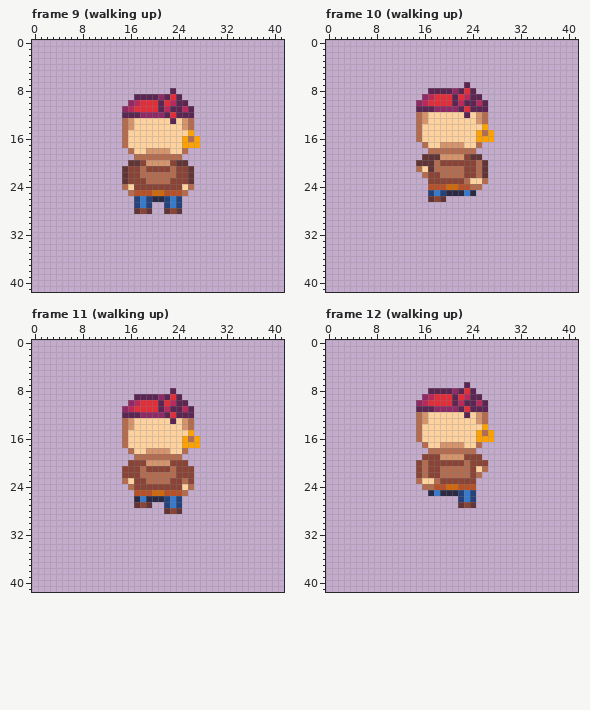
Pixel-art file -- Player/Sprites/main-character_sword_animation_v11.aseprite. That is the earlier state.
42x42 pixels, 70 frames. Shown: frame 9 (walking up), frame 10 (walking up), frame 11 (walking up), frame 12 (walking up). The commit also changed other frames, which this record leaves out.
And afterwards:
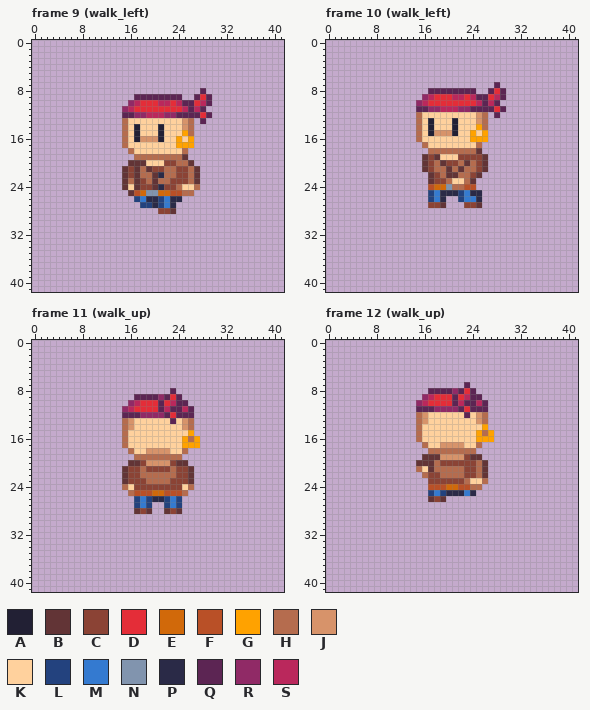
Palette (. is transparent): A #222034  B #623436  C #8b4335  D #e42d38  E #d1690a  F #b95027  G #ffa200  H #b56c4e  J #d7936a  K #ffd19d  L #23427e  M #347ad0  N #8194ae  P #2a2a47  Q #5c2553  R #902a66  S #ba285c
Message: Animations configured via AsepriteWizard
Change:
layer "Flattened" added
layer "Layer 1" removed
Frame 9 (walk_left):
y 8: x 23 Q -> .; x 28 . -> Q
y 9: x 21 R -> Q; x 23 D -> Q; x 27..29 ... -> QDQ
y 10: x 21..24 QDSQ -> SSDS; x 26..29 .... -> QDSQ
y 11: x 21..24 QSQQ -> DDDD; x 27..28 .. -> SQ
y 12: x 17 Q -> R; x 19..23 RRRQD -> SSSRR; x 27..29 ... -> QDQ
y 13: x 16 J -> K; x 23 Q -> K; x 28 . -> Q
y 14: x 16..17 JK -> KA; x 21 K -> A
y 15: x 17 K -> A; x 21 K -> A; x 25..26 KG -> GH
y 16: x 17..21 KKKKK -> AJJJA; x 24..27 KGHG -> GKG.
y 17: x 24 K -> G; x 27 G -> .
y 18: x 19..22 JJJJ -> KKKK
y 19: x 25 . -> B
y 20: x 18..22 CJJJJ -> BKKKC; x 24..26 BB. -> HHB
y 21: x 17 C -> B; x 19 C -> B; x 22 C -> H; x 26..27 B. -> HB
y 22: x 17 C -> B; x 20..21 HH -> BP; x 26..27 B. -> HB
y 23: x 16..17 CC -> HB; x 20 H -> B; x 26..27 B. -> HB
y 24: x 15 H -> B; x 17 C -> B; x 20..21 CC -> BP; x 24 C -> H; x 26..27 H. -> KH
y 25: x 16 H -> B; x 18..20 FFE -> ENN; x 22 F -> E; x 26 . -> H
y 26: x 19 L -> P; x 21..24 PLML -> LMPP
y 27: x 17..18 LM -> .L; x 20..24 ..LML -> PLMP.
y 28: x 17..19 BCB -> ...; x 21..24 .BCB -> CCB.
Frame 10 (walk_left):
y 7: x 23 Q -> .; x 28 . -> Q
y 8: x 21 R -> Q; x 23 D -> Q; x 27..29 ... -> QDQ
y 9: x 21..24 QDSQ -> SSDS; x 26..29 .... -> QDSQ
y 10: x 21..24 QSQQ -> DDDD; x 27..28 .. -> SQ
y 11: x 17 Q -> R; x 19..23 RRRQD -> SSSRR; x 27..29 ... -> QDQ
y 12: x 16 J -> K; x 23 Q -> K; x 28 . -> Q
y 13: x 16..17 JK -> KA; x 21 K -> A
y 14: x 17 K -> A; x 21 K -> A; x 25..26 KG -> GH
y 15: x 17..21 KKKKK -> AJJJA; x 24..27 KGHG -> GKG.
y 16: x 24 K -> G; x 27 G -> .
y 17: x 19..22 JJJJ -> KKKK
y 18: x 25 . -> B
y 19: x 17 B -> C; x 19..22 JJJJ -> KKKC; x 24..26 BB. -> CCB
y 20: x 15 B -> .; x 17 B -> C; x 19 C -> B; x 22..25 CCCH -> HBHC
y 21: x 15..17 HKB -> .BC; x 20 H -> B; x 22..25 HCCH -> BHHC
y 22: x 16..17 HC -> .B; x 20..21 HH -> BB; x 23 C -> H; x 25..26 HB -> B.
y 23: x 17 C -> B; x 20..22 CCC -> HKK; x 24..26 KKH -> B..
y 24: x 18..22 FFEEF -> EENHH; x 24..25 HH -> F.
y 25: x 19 L -> P; x 22 P -> L; x 25 . -> P
y 26: x 17..19 BCB -> LMP; x 22..25 .... -> LMMP
y 27: x 17..19 ... -> CCB; x 23..25 ... -> CCB
Frame 11 (walk_up), layer "Flattened":
y 20: x 16..17 CC -> BB; x 24..25 CC -> BB
y 21..22: x 15 C -> B; x 26 C -> B
y 23: x 15..16 HK -> BC; x 25..26 HC -> CB
y 24: x 15..16 .H -> HK
y 25: x 16 . -> H
y 26: x 17 P -> L; x 19 P -> L
y 27: x 17..19 BCB -> LML
y 28: x 17..19 ... -> BCB
Frame 12 (walk_up):
y 19: x 16..18 CCC -> BBB; x 24..25 CC -> BB
y 20: x 15..18 CHCC -> BBBH; x 23 H -> C; x 25..26 CC -> HB
y 21: x 15..18 CHCC -> HKBH; x 23 H -> C; x 25..26 KH -> HB
y 22: x 15 C -> .; x 23 H -> C; x 26 . -> B
y 23: x 15..18 HKKH -> ..CC; x 23..26 CC.. -> HKKH
y 24: x 16..17 HH -> .F; x 24..25 F. -> HH
y 25: x 17 P -> L; x 19 P -> L; x 22 L -> P; x 24 L -> P
y 26: x 17..19 ... -> BCB; x 22..24 LML -> ...
y 27: x 22..24 BCB -> ...
Changed places in both pictures, as pixel boxes (x1, y1, x2, y2):
changed: (122, 88, 212, 214)
changed: (416, 82, 506, 208)
changed: (122, 460, 152, 514)
changed: (176, 460, 194, 484)
changed: (416, 454, 488, 508)
